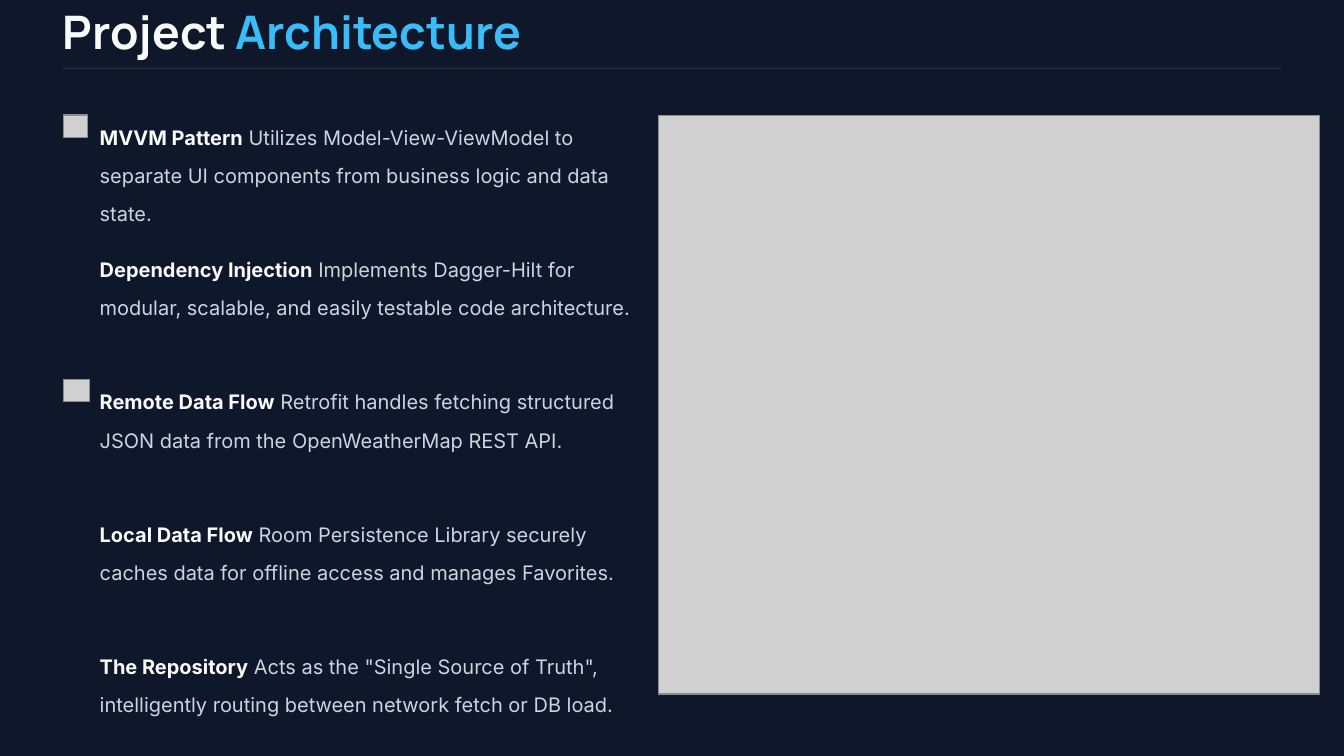
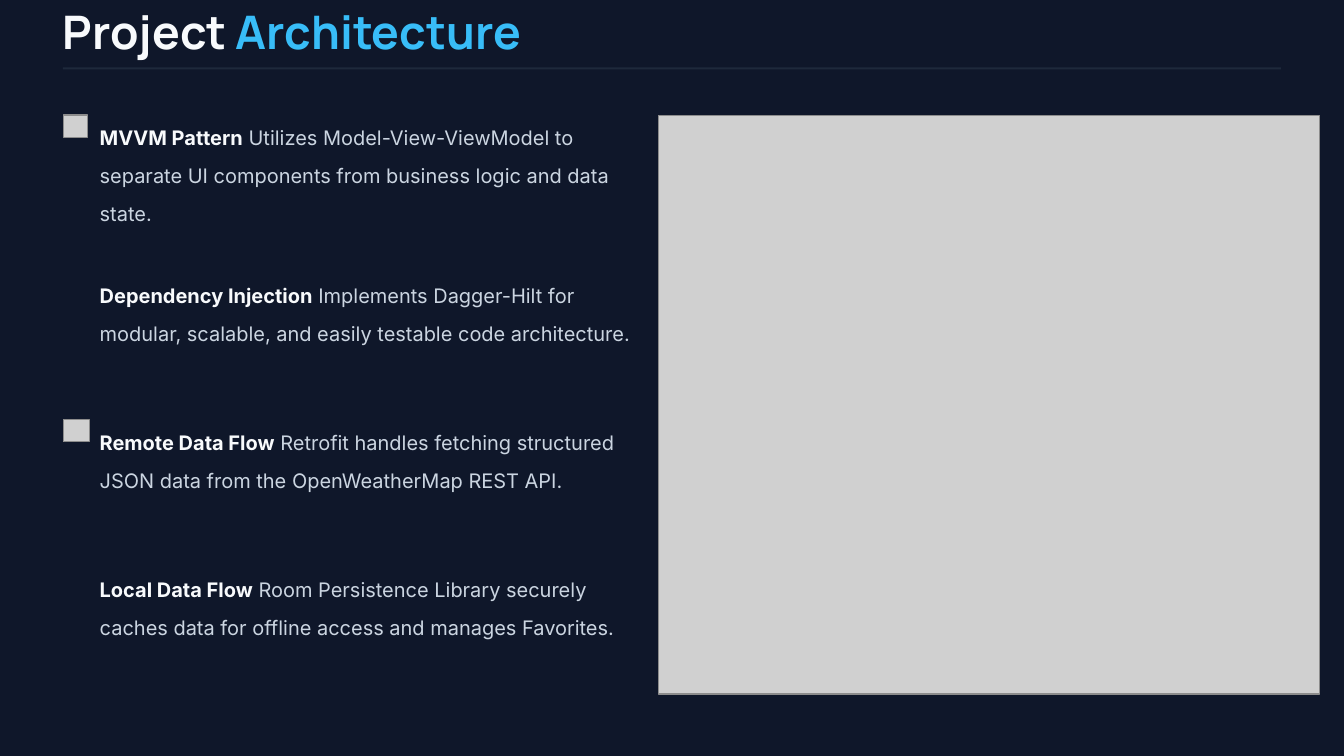
Before and after one commit to liranXD123/Final-Project-Kotlin, a slide deck: slide 5 of Weather App Project.pptx. Drawn at 1344x756 pixels with LibreOffice and Linux fonts; fonts in the diff are those of the drawing; grey boxes stand for pictures; background and template pictures are left out. Boxes give left, top, right and bottom in pixels: in the first picture for what was removed or moved away, otherwise in the second. Text is boxed around its words. In the diff, an @@ line names an element or a change of style, - is before the commit and + after.

Commit message:
add updated presentation

```diff
--- a/Weather App Project.pptx
+++ b/Weather App Project.pptx
@@ text "Dependency Injection Implements Dagger-Hilt for ...": place and size @@
-text "Dependency Injection Implements Dagger-Hilt for ..." at (100, 261, 630, 319)
+text "Dependency Injection Implements Dagger-Hilt for ..." at (100, 287, 630, 345)
@@ picture: place and size @@
-picture at (63, 380, 89, 402)
+picture at (63, 419, 89, 442)
@@ text "Remote Data Flow Retrofit handles ...": place and size @@
-text "Remote Data Flow Retrofit handles ..." at (100, 394, 614, 452)
+text "Remote Data Flow Retrofit handles ..." at (100, 435, 614, 492)
@@ text "Local Data Flow Room Persistence ...": place and size @@
-text "Local Data Flow Room Persistence ..." at (100, 527, 614, 585)
+text "Local Data Flow Room Persistence ..." at (100, 582, 614, 640)
@@ text removed at (100, 658, 613, 717) @@
-The Repository Acts as the "Single Source of Truth", intelligently routing between network fetch or DB load.
```
Also in this commit, not shown: 5 other slides changed, 4 slides removed, 1 other file.
